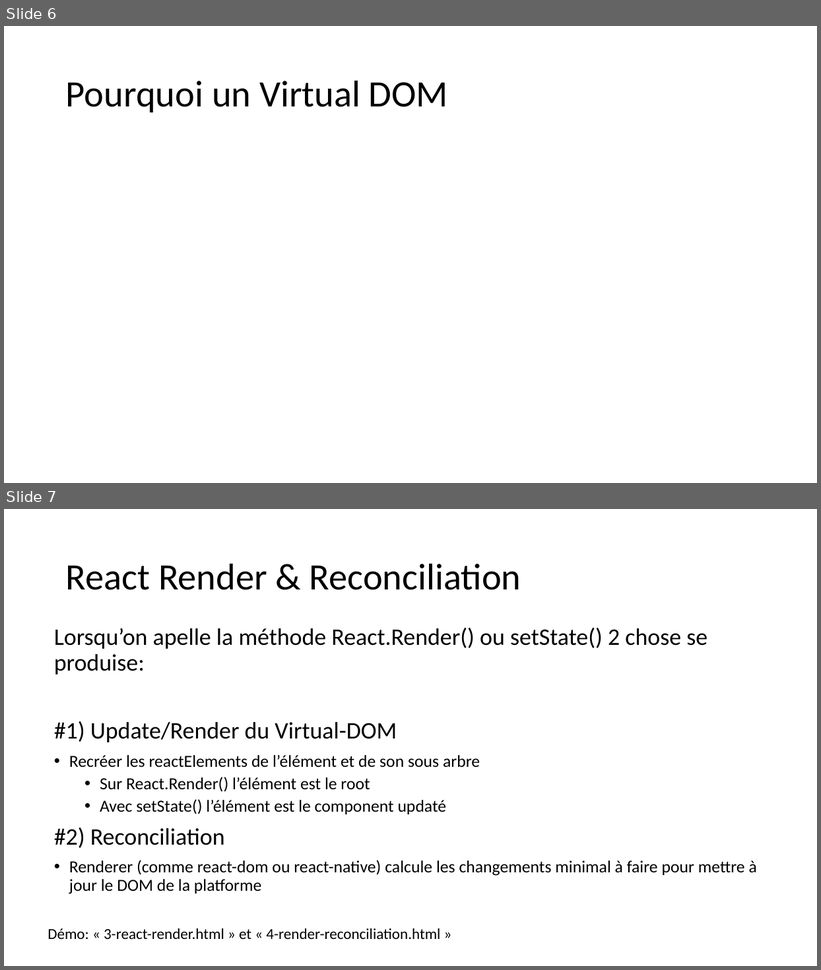
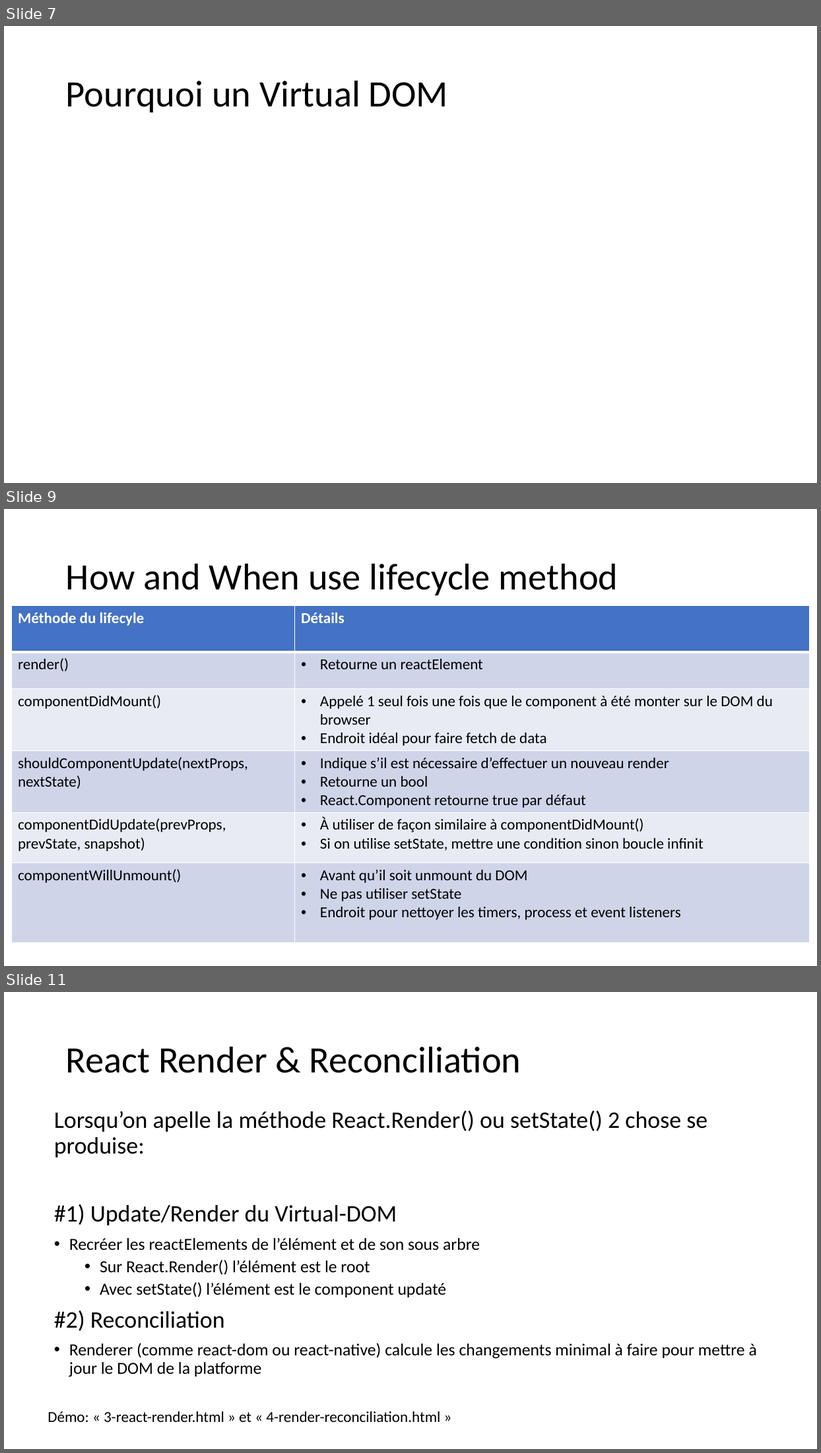
Before and after one commit to samuelgaudreau/formation-front-end-3, a slide deck: part-2/React-Perfo.pptx. Shown one above the other, each under a label of ours: slides 6 and 7 before the commit, slides 7, 9 and 11 after it; the slides between them are not shown. The pictures are 821x970 and 821x1453 pixels, drawn with LibreOffice and Linux fonts; fonts in the diff are those of the drawing. Boxes give left, top, right and bottom in pixels: in the first picture for what was removed or moved away, otherwise in the second. Text is boxed around its words. In the diff, an @@ line names an element or a change of style, - is before the commit and + after.

```diff
--- a/part-2/React-Perfo.pptx
+++ b/part-2/React-Perfo.pptx
@@ slide 9 added at (x1=4, y1=509, x2=817, y2=966), background #FFFFFF @@
@@ title added at (x1=66, y1=563, x2=618, y2=595), 44 pt, text #000000 @@
+How and When use lifecycle method
@@ table added at (x1=12, y1=606, x2=809, y2=942), 6 rows, 2 columns @@
+Méthode du lifecyle | Détails
+render() | Retourne un reactElement
+componentDidMount() | Appelé 1 seul fois une fois que le component à été monter sur le DOM du browser / Endroit idéal pour faire fetch de data
+shouldComponentUpdate(nextProps, nextState) | Indique s’il est nécessaire d’effectuer un nouveau render / Retourne un bool / React.Component retourne true par défaut
+componentDidUpdate(prevProps, prevState, snapshot) | À utiliser de façon similaire à componentDidMount() / Si on utilise setState, mettre une condition sinon boucle infinit
+componentWillUnmount() | Avant qu’il soit unmount du DOM / Ne pas utiliser setState / Endroit pour nettoyer les timers, process et event listeners
@@ what was slide 6 is now slide 7 @@
@@ what was slide 7 is now slide 11 @@
```
Also in this commit, not shown: 2 slides changed, 9 other slides added, 13 other files.
